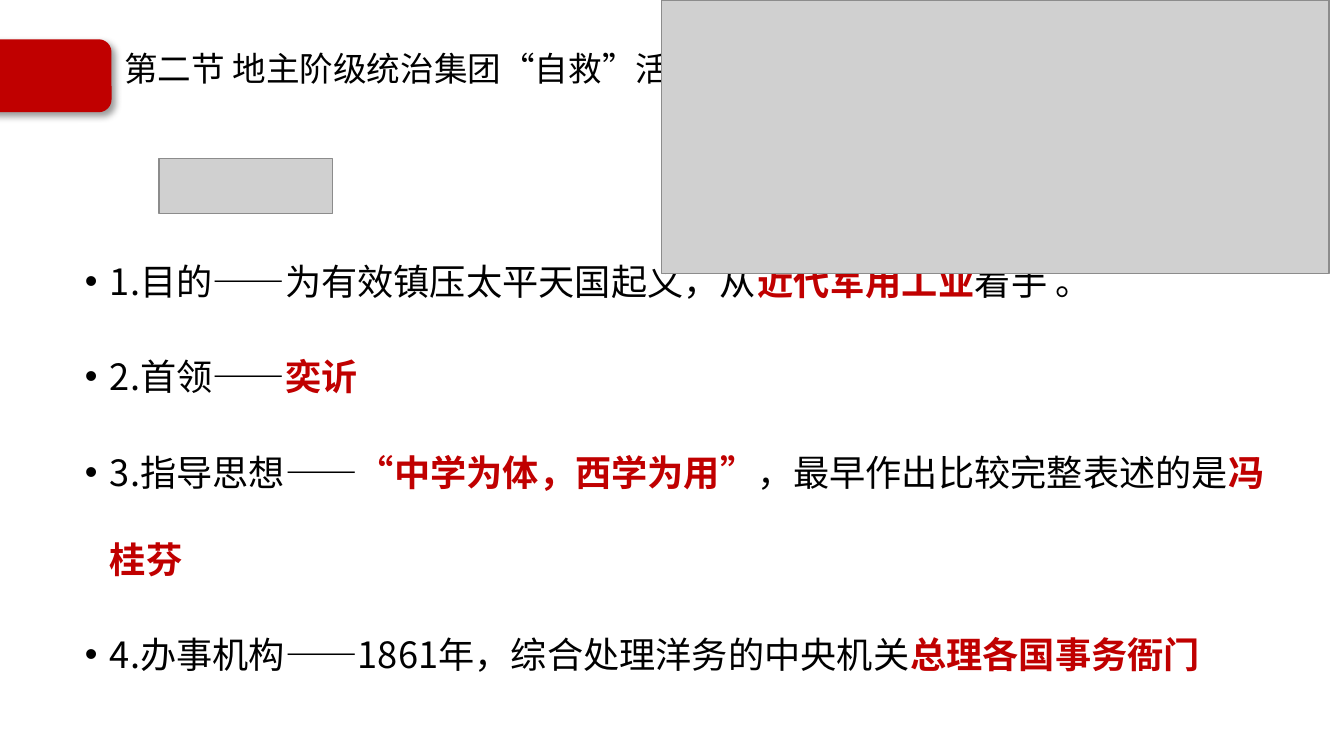
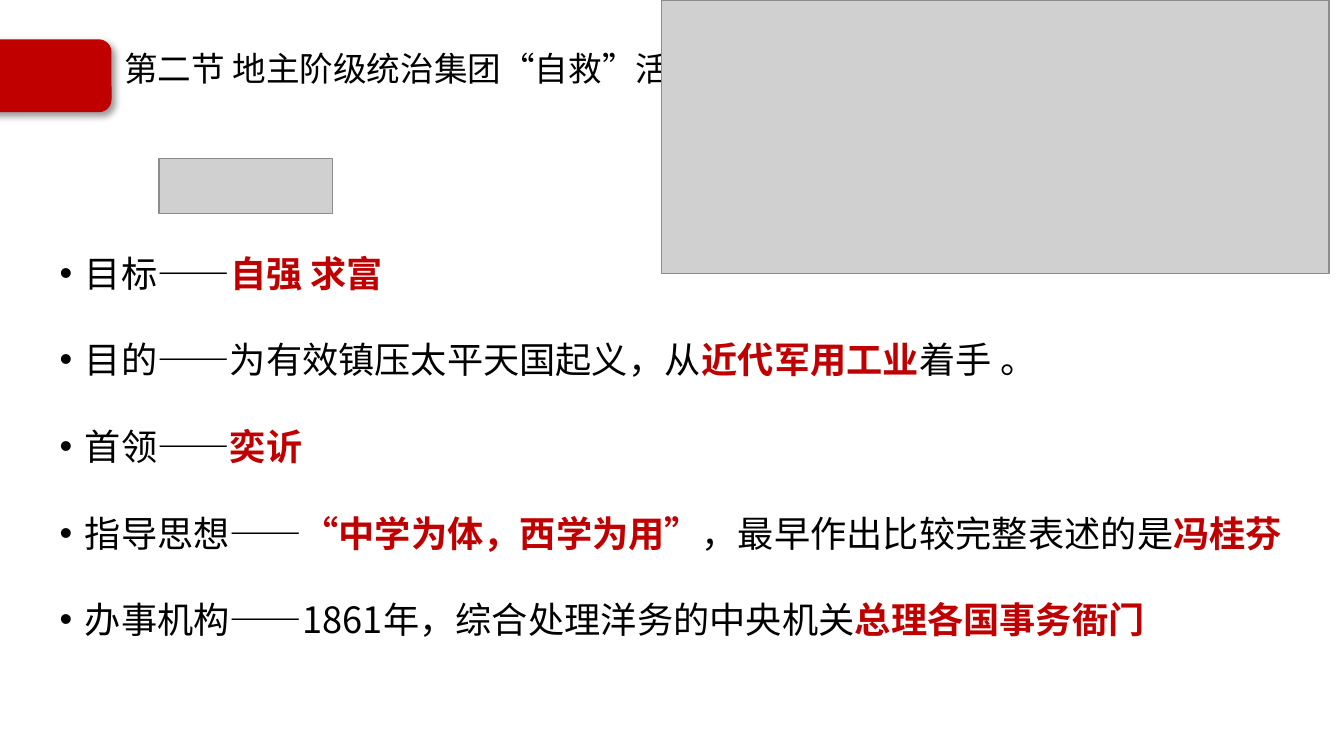
Before and after one commit to Call-me-zhy/tangtang, a slide deck: slide 42 of 5 中国近现代史纲要/课件/中国近现代史纲要精讲2.pptx. Drawn at 1344x756 pixels with LibreOffice and Linux fonts; fonts in the diff are those of the drawing; grey boxes stand for pictures; background and template pictures are left out. Boxes give left, top, right and bottom in pixels: in the first picture for what was removed or moved away, otherwise in the second. Text is boxed around its words. In the diff, an @@ line names an element or a change of style, - is before the commit and + after.

```diff
--- a/5 中国近现代史纲要/课件/中国近现代史纲要精讲2.pptx
+++ b/5 中国近现代史纲要/课件/中国近现代史纲要精讲2.pptx
@@ text at [85, 256, 1282, 637]: text changed @@
-• 1.目的——为有效镇压太平天国起义，从近代军用工业着手 。
-• 2.首领——奕䜣
-• 3.指导思想——“中学为体，西学为用”，最早作出比较完整表述的是冯桂芬
-• 4.办事机构——1861年，综合处理洋务的中央机关总理各国事务衙门
+• 目标——自强 求富
+• 目的——为有效镇压太平天国起义，从近代军用工业着手 。
+• 首领——奕䜣
+• 指导思想——“中学为体，西学为用”，最早作出比较完整表述的是冯桂芬
+• 办事机构——1861年，综合处理洋务的中央机关总理各国事务衙门
```
Also in this commit, not shown: 25 other slides changed, 1 slide added, 2 other files.
